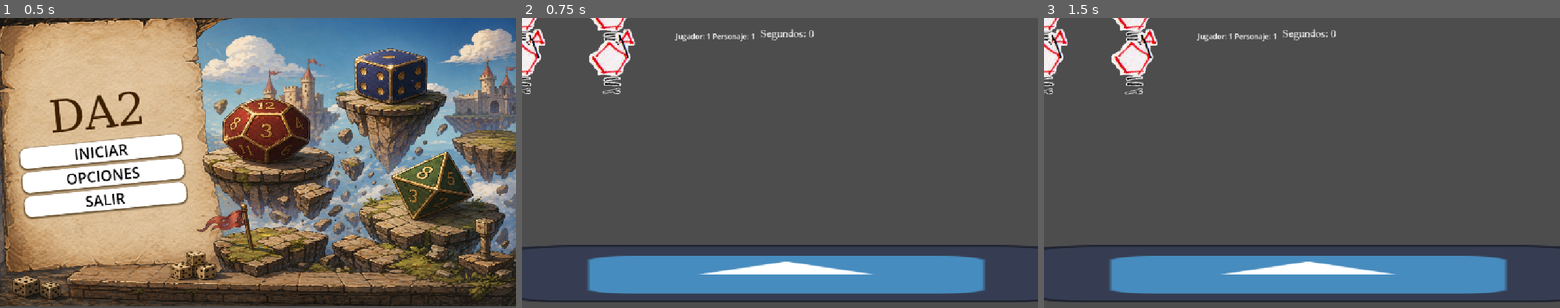
Above: before the commit, frames 1-3 (left to right).
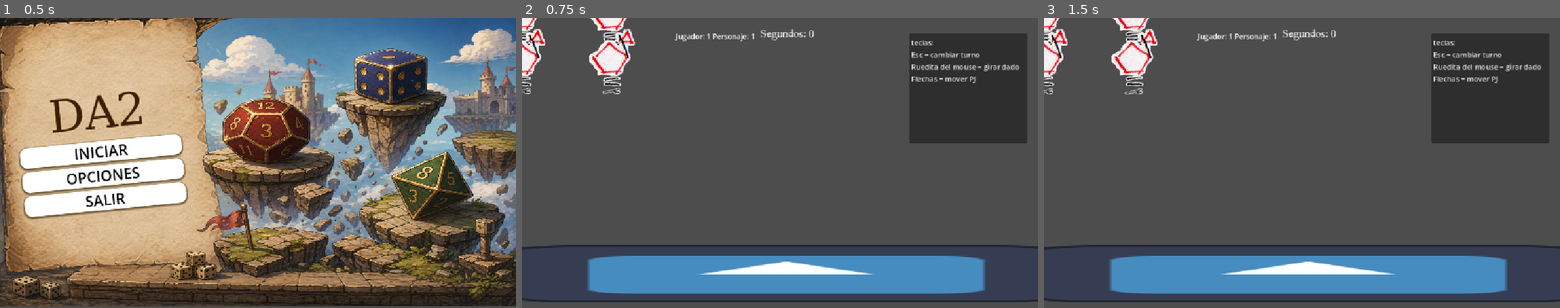
Above: after the commit, the same moments.

Repository: Pablo7776/Motores_Graficos
Game: Godot game, scene res://Escenas/menu_principal.tscn
Two runs of this game, one before a commit and one after it. Both use one fixed random seed, a clock stepped at 60 frames per second and the inputs below. The engine's default icon, where the game draws it, is replaced by a stand-in: a white triangle on a blue panel in a dark square.
Inputs (mouse positions are in pixels of both pictures, inside the frame that each line leads up to):
- Up to frame 1 (0.5 s): no input
- Up to frame 2 (0.75 s): click "INICIAR" at 0.5 s
- Up to frame 3 (1.5 s): tap Enter (ui_accept) at 1.25 s; move the mouse to (1415, 148) at 1.27 s; hold Right (ui_right) from 1.28 s (still down); click (1415, 148) at 1.35 s

Frame 1 is identical in both runs. In frame 2, 8.3% of the frame differs, in the area x 75-98%, y 5-44%; in frame 3, 8.3%.

Commit message:
tutorial e icono

Diff:
--- a/da-2-zafarrancho/juego/main.tscn
+++ b/da-2-zafarrancho/juego/main.tscn
@@ -19,3 +19,13 @@
 position = Vector2(590, 572)
 
 [node name="HUD" parent="." unique_id=265661405 instance=ExtResource("5_47xpy")]
+
+[node name="TextEdit" type="TextEdit" parent="." unique_id=951989123]
+offset_left = 865.0
+offset_top = 35.0
+offset_right = 1128.0
+offset_bottom = 280.0
+text = "teclas:
+Esc = cambiar turno
+Ruedita del mouse = girar dado
+Flechas = mover PJ"
--- a/da-2-zafarrancho/project.godot
+++ b/da-2-zafarrancho/project.godot
@@ -13,7 +13,7 @@
 config/name="Da2_zafarrancho"
 run/main_scene="uid://c5ddxja50ofgc"
 config/features=PackedStringArray("4.6", "GL Compatibility")
-config/icon="res://icon.svg"
+config/icon="uid://bryc2i4b77h54"
 
 [audio]
 
